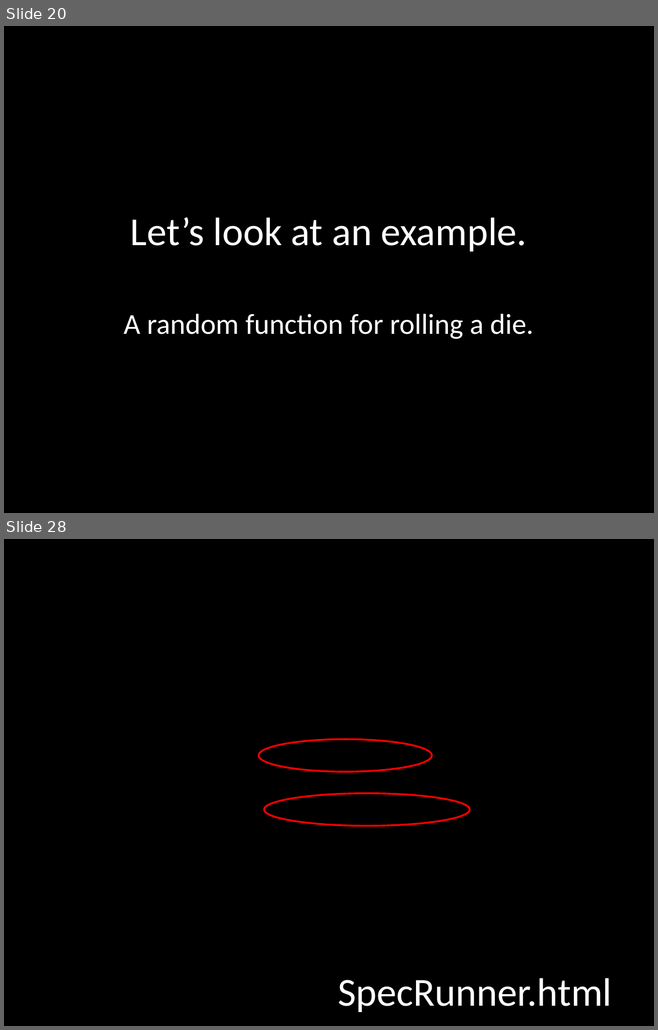
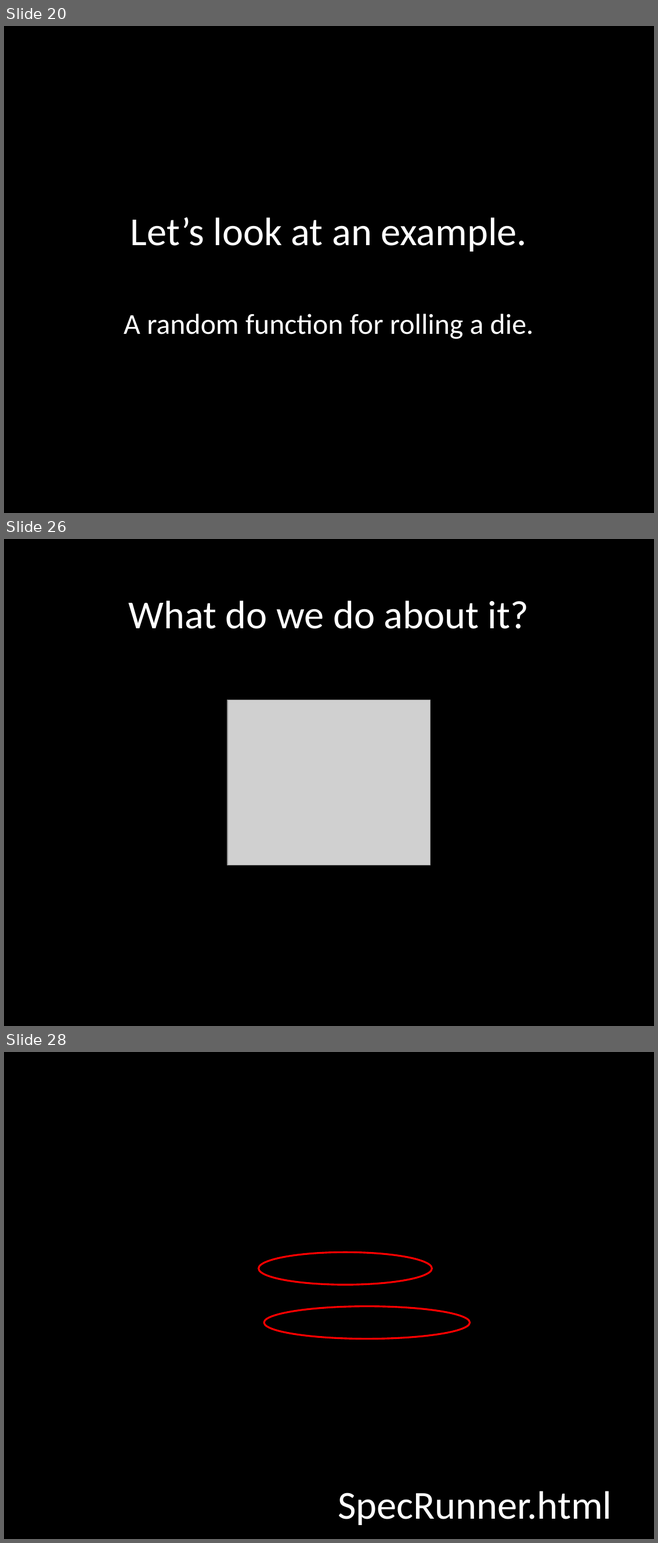
Before and after one commit to robertgreiner/presentations, a slide deck: testing-javascript/testing-javascript.pptx. Shown one above the other, each under a label of ours: slides 20 and 28 before the commit, slides 20, 26 and 28 after it; the slides between them are not shown. The pictures are 658x1030 and 658x1543 pixels, drawn with LibreOffice and Linux fonts; fonts in the diff are those of the drawing; grey boxes stand for pictures; background and template pictures are left out. Boxes give left, top, right and bottom in pixels: in the first picture for what was removed or moved away, otherwise in the second. Text is boxed around its words. In the diff, an @@ line names an element or a change of style, - is before the commit and + after.

```diff
--- a/testing-javascript/testing-javascript.pptx
+++ b/testing-javascript/testing-javascript.pptx
@@ slide 26 added at [4, 539, 654, 1026], background #000000 @@
@@ title added at [129, 600, 528, 629], 44 pt, text #FFFFFF @@
+What do we do about it?
@@ picture added at [227, 700, 430, 865] @@
```
Also in this commit, not shown: 8 slides changed, 5 other slides added, 3 slides removed, 1 other file.
